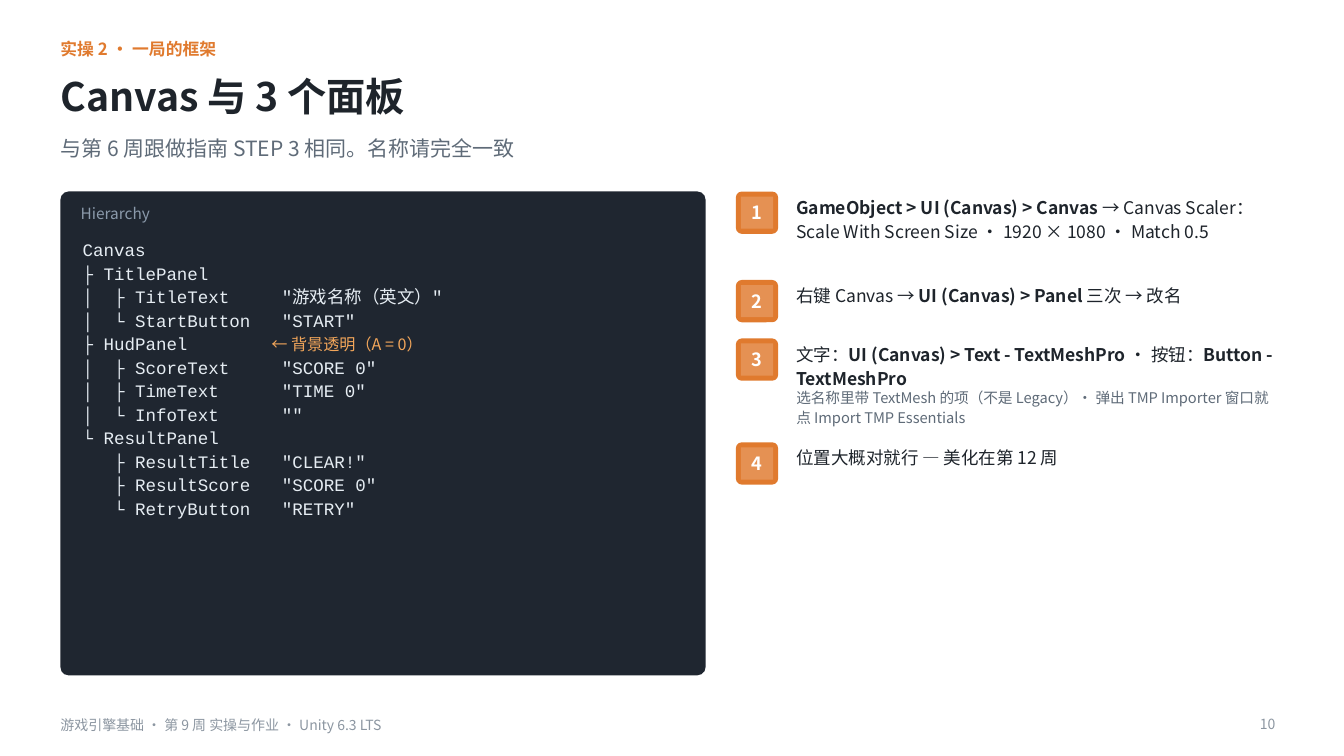
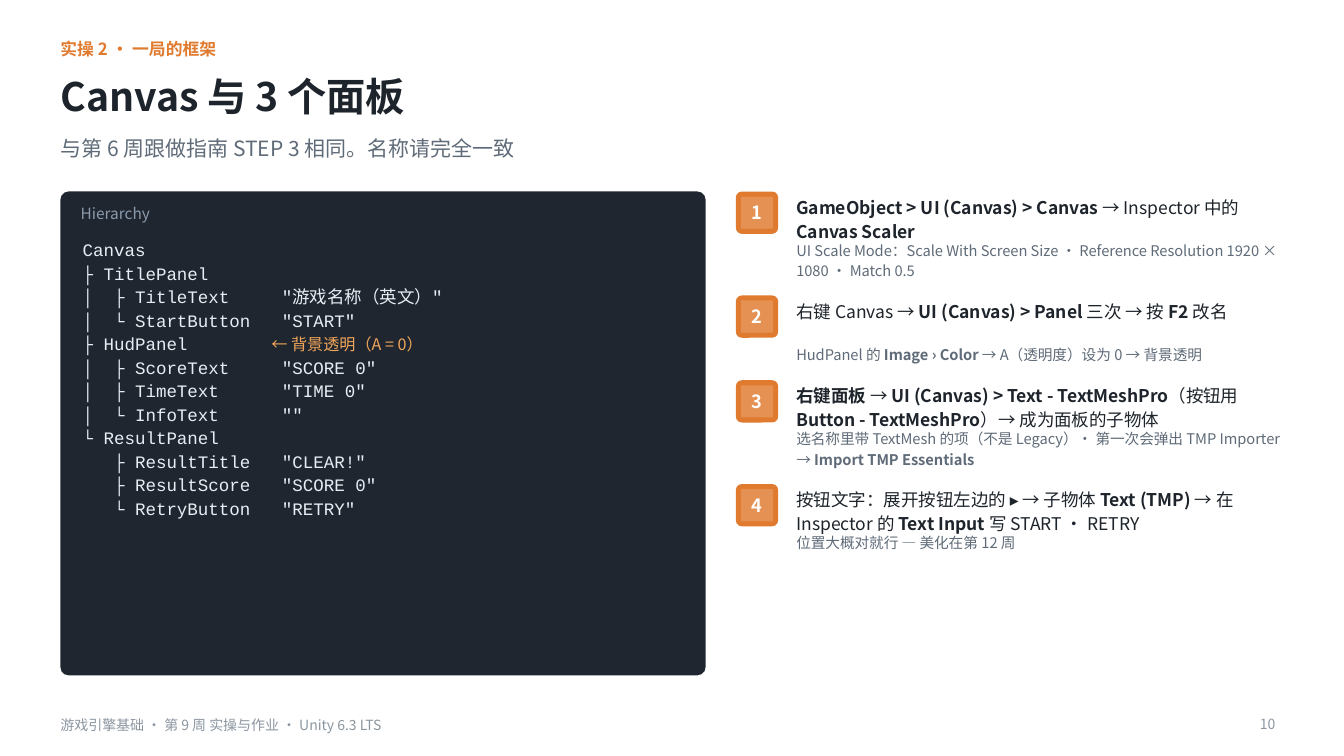
Before and after one commit to iplay-garden/game-engine-basics, a slide deck: slide 10 of 9주차/简体中文/游戏引擎基础_第9周_实操与作业指南_简体中文.pptx. Drawn at 1344x756 pixels with LibreOffice and Linux fonts; fonts in the diff are those of the drawing. Boxes give left, top, right and bottom in pixels: in the first picture for what was removed or moved away, otherwise in the second. Text is boxed around its words. In the diff, an @@ line names an element or a change of style, - is before the commit and + after.

```diff
--- a/9주차/简体中文/游戏引擎基础_第9周_实操与作业指南_简体中文.pptx
+++ b/9주차/简体中文/游戏引擎基础_第9周_实操与作业指南_简体中文.pptx
@@ text at bbox=[796, 199, 1240, 239]: text changed; bold on @@
-GameObject > UI (Canvas) > Canvas → Canvas Scaler：Scale With Screen Size · 1920 × 1080 · Match 0.5
+GameObject > UI (Canvas) > Canvas → Inspector 中的 Canvas Scaler
@@ text added at bbox=[796, 244, 1259, 276], 10.5 pt, text #5F6B78 @@
+UI Scale Mode：Scale With Screen Size · Reference Resolution 1920 × 1080 · Match 0.5
@@ 1 text, 1 rectangle, 1 rounded rectangle: place and size @@
-1 text, 1 rectangle, 1 rounded rectangle at bbox=[736, 280, 778, 323]
+1 text, 1 rectangle, 1 rounded rectangle at bbox=[736, 295, 778, 338]
@@ text at bbox=[796, 303, 1228, 322]: text changed @@
-右键 Canvas → UI (Canvas) > Panel 三次 → 改名
+右键 Canvas → UI (Canvas) > Panel 三次 → 按 F2 改名
@@ text added at bbox=[796, 347, 1202, 364], 10.5 pt, text #5F6B78 @@
+HudPanel 的 Image › Color → A（透明度）设为 0 → 背景透明
@@ 2 texts, 2 rectangles, 2 rounded rectangles: place and size @@
-2 texts, 2 rectangles, 2 rounded rectangles at bbox=[736, 339, 778, 485]
+2 texts, 2 rectangles, 2 rounded rectangles at bbox=[736, 380, 778, 526]
@@ text at bbox=[796, 387, 1239, 432]: text changed @@
-文字：UI (Canvas) > Text - TextMeshPro · 按钮：Button - TextMeshPro
+右键面板 → UI (Canvas) > Text - TextMeshPro（按钮用 Button - TextMeshPro）→ 成为面板的子物体
@@ text at bbox=[796, 431, 1280, 468]: text changed @@
-选名称里带 TextMesh 的项（不是 Legacy）· 弹出 TMP Importer 窗口就点 Import TMP Essentials
+选名称里带 TextMesh 的项（不是 Legacy）· 第一次会弹出 TMP Importer → Import TMP Essentials
@@ text added at bbox=[796, 491, 1234, 536], 12.5 pt, text #1E242B @@
+按钮文字：展开按钮左边的 ▸ → 子物体 Text (TMP) → 在 Inspector 的 Text Input 写 START · RETRY
@@ text "位置大概对就行 — 美化在第 12 周": place and size @@
-text "位置大概对就行 — 美化在第 12 周" at bbox=[796, 449, 1059, 466]
+text "位置大概对就行 — 美化在第 12 周" at bbox=[796, 535, 1016, 549]
@@ text "位置大概对就行 — 美化在第 12 周" at bbox=[796, 535, 1016, 549]: size 12.5 to 10.5 pt, text colour #1E242B to #5F6B78 @@
```
Also in this commit, not shown: 19 other slides changed, 1 slide added, 10 other files.
